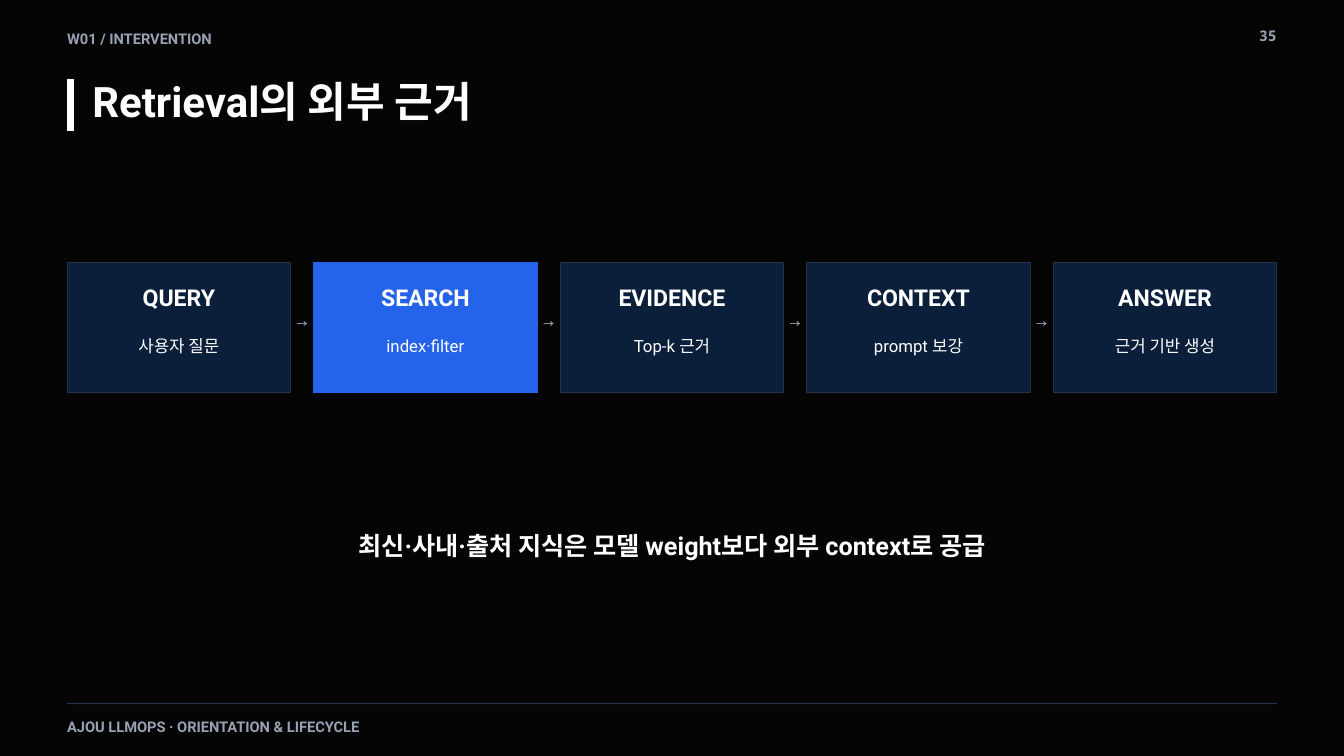
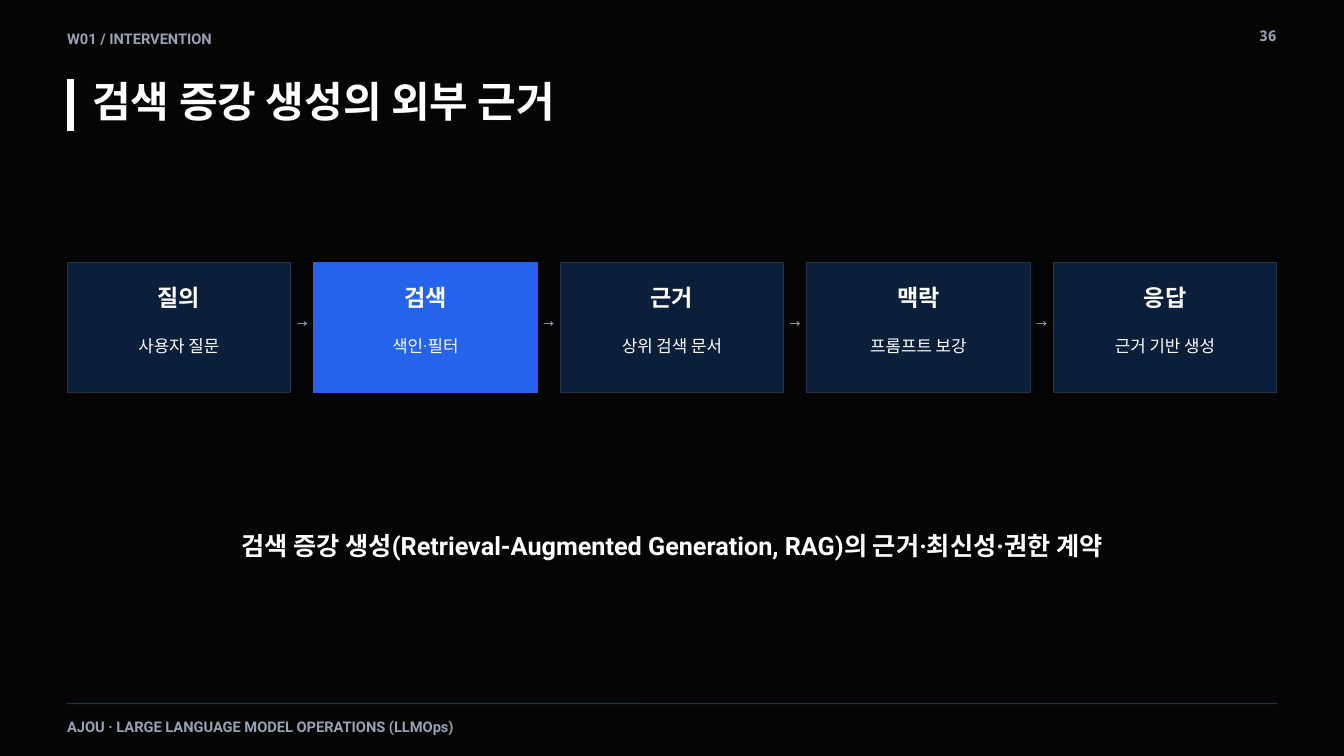
Before and after one commit to smilesjcha/llmops-16week, a slide deck: slide 36 of week01/lecture/01_week1_llmops_kickoff.pptx (slide 35 before the commit). Drawn at 1344x756 pixels with LibreOffice and Linux fonts; fonts in the diff are those of the drawing. Boxes give left, top, right and bottom in pixels: in the first picture for what was removed or moved away, otherwise in the second. Text is boxed around its words. In the diff, an @@ line names an element or a change of style, - is before the commit and + after.

```diff
--- a/week01/lecture/01_week1_llmops_kickoff.pptx
+++ b/week01/lecture/01_week1_llmops_kickoff.pptx
@@ text at <box>1259,30,1277,41</box>: text changed @@
-35
+36
@@ text at <box>92,81,555,121</box>: text changed @@
-Retrieval의 외부 근거
+검색 증강 생성의 외부 근거
@@ text at <box>158,286,200,308</box>: text changed @@
-QUERY
+질의
@@ text at <box>404,286,446,308</box>: text changed @@
-SEARCH
+검색
@@ text at <box>651,286,693,308</box>: text changed @@
-EVIDENCE
+근거
@@ text at <box>897,286,939,308</box>: text changed @@
-CONTEXT
+맥락
@@ text at <box>1144,286,1186,308</box>: text changed @@
-ANSWER
+응답
@@ text at <box>392,338,458,354</box>: text changed @@
-index·filter
+색인·필터
@@ text at <box>622,338,722,354</box>: text changed @@
-Top-k 근거
+상위 검색 문서
@@ text at <box>870,338,967,354</box>: text changed @@
-prompt 보강
+프롬프트 보강
@@ text at <box>241,534,1102,561</box>: text changed @@
-최신·사내·출처 지식은 모델 weight보다 외부 context로 공급
+검색 증강 생성(Retrieval-Augmented Generation, RAG)의 근거·최신성·권한 계약
@@ text at <box>67,720,454,735</box>: text changed @@
-AJOU LLMOPS · ORIENTATION & LIFECYCLE
+AJOU · LARGE LANGUAGE MODEL OPERATIONS (LLMOps)
```
Also in this commit, not shown: 60 other slides changed, 19 slides added, 18 slides removed, 22 other files.
